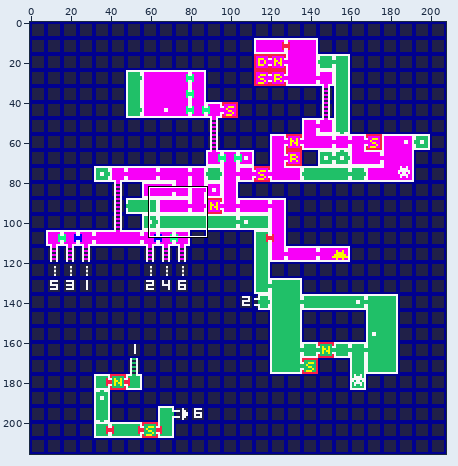
Sprite sheet -- var_ingamemaps/images/maps/deck.png. The picture above shows the old version from afar; the outline marks the close-up.
Close-up. As it was:
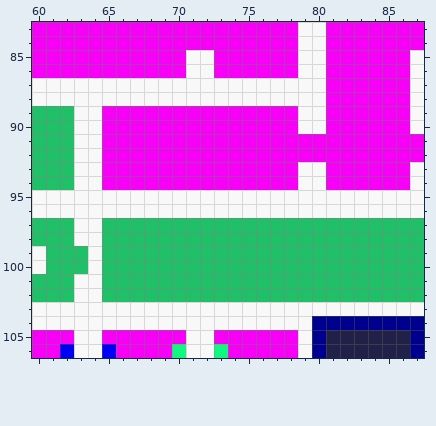
The file is 208x216 pixels. Shown: x 60..87, y 83..106.
After the commit:
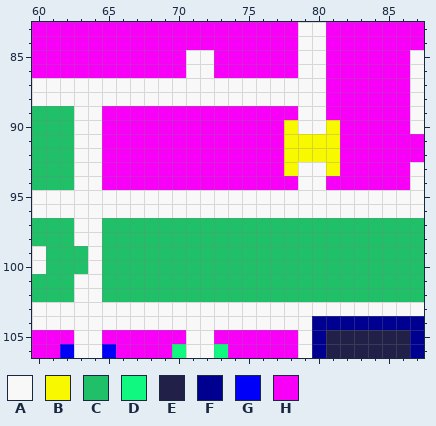
Palette (. is transparent): A #f8f8f8  B #f8f800  C #20c068  D #10f880  E #202048  F #000090  G #0000f8  H #f800f8
From old to new:
@@ x 76..83 @@
  89 HHHAAHHH
- 90 HHHAAHHH
- 91 HHHHHHHH
- 92 HHHHHHHH
- 93 HHHAAHHH
+ 90 HHBAABHH
+ 91 HHBBBBHH
+ 92 HHBBBBHH
+ 93 HHBAABHH
  94 HHHAAHHH
Changed places in both close-ups, as pixel boxes (x1, y1, x2, y2):
changed: (284, 120, 340, 176)
